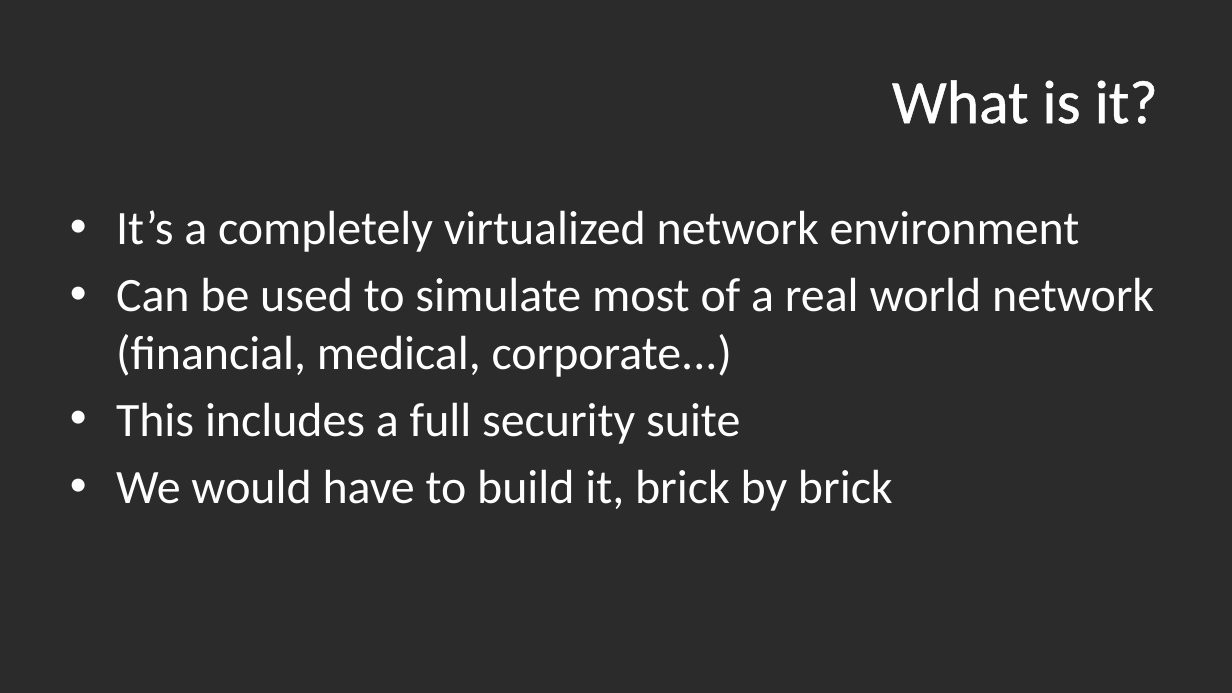
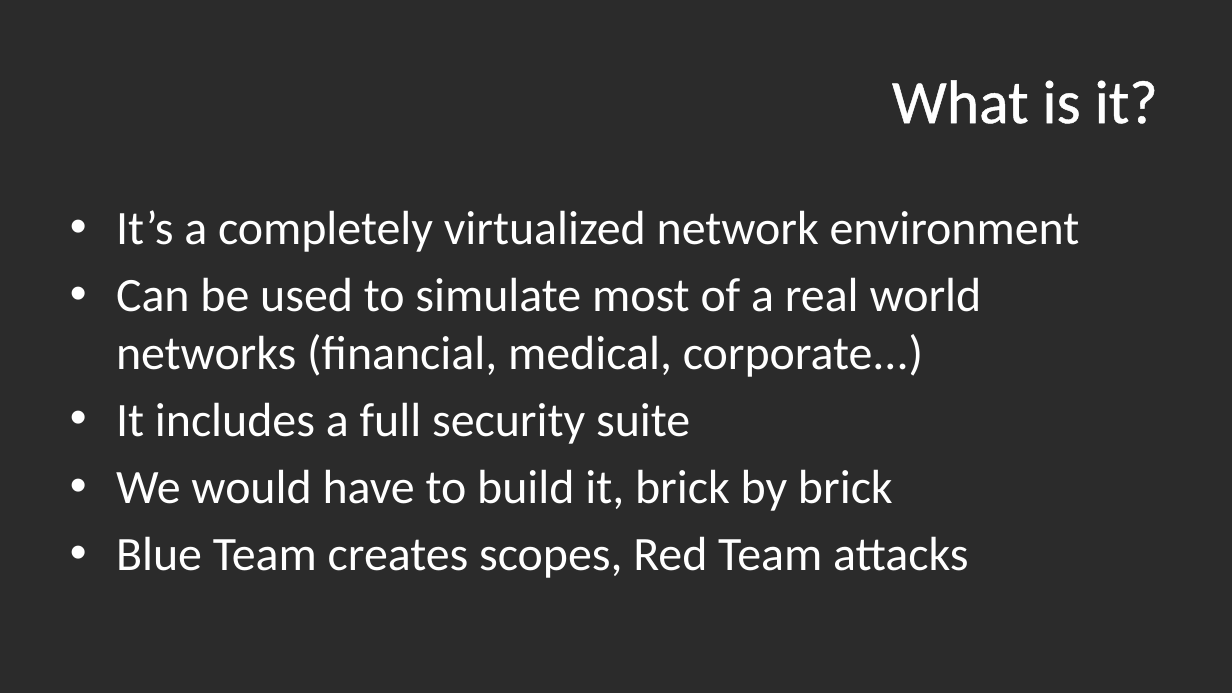
Before and after one commit to sreilly1977/dlh-cyber_security, a slide deck: slide 2 of notes/Security_Infra_Project_For_CS_Academy.odp. Drawn at 1232x693 pixels with LibreOffice and Linux fonts; fonts in the diff are those of the drawing; background and template pictures are left out; a plain dark background stands for a picture behind light text. Boxes give left, top, right and bottom in pixels: in the first picture for what was removed or moved away, otherwise in the second. Text is boxed around its words. In the diff, an @@ line names an element or a change of style, - is before the commit and + after.

Commit message:
Added presentation update

```diff
--- a/notes/Security_Infra_Project_For_CS_Academy.odp
+++ b/notes/Security_Infra_Project_For_CS_Academy.odp
@@ text at (116, 277, 982, 444): text changed @@
-• Can be used to simulate most of a real world network (financial, medical, corporate...)
-• This includes a full security suite
+• Can be used to simulate most of a real world networks (financial, medical, corporate...)
+• It includes a full security suite
@@ text at (116, 536, 968, 578): paragraph added @@
+• Blue Team creates scopes, Red Team attacks
```
Also in this commit, not shown: 1 other slide changed, 1 slide added.
